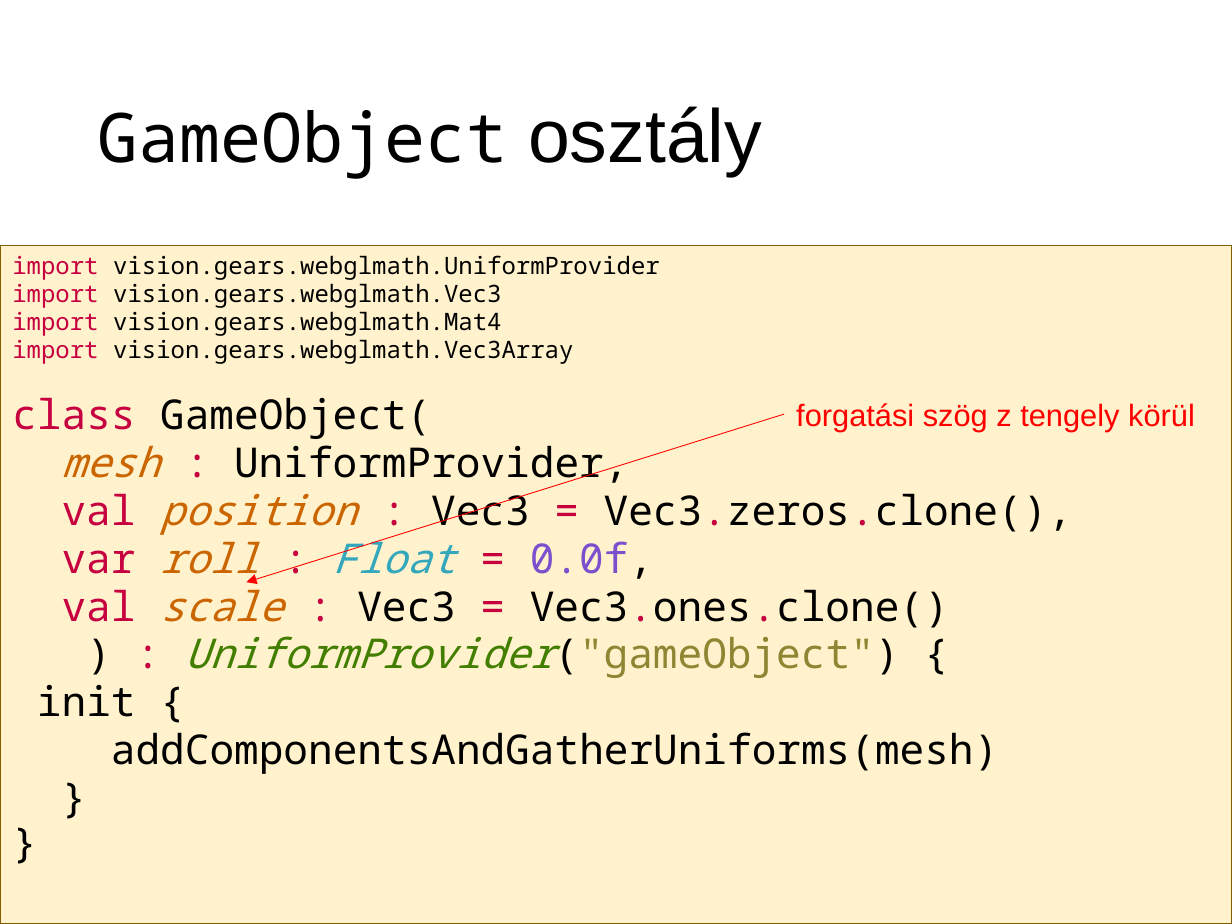
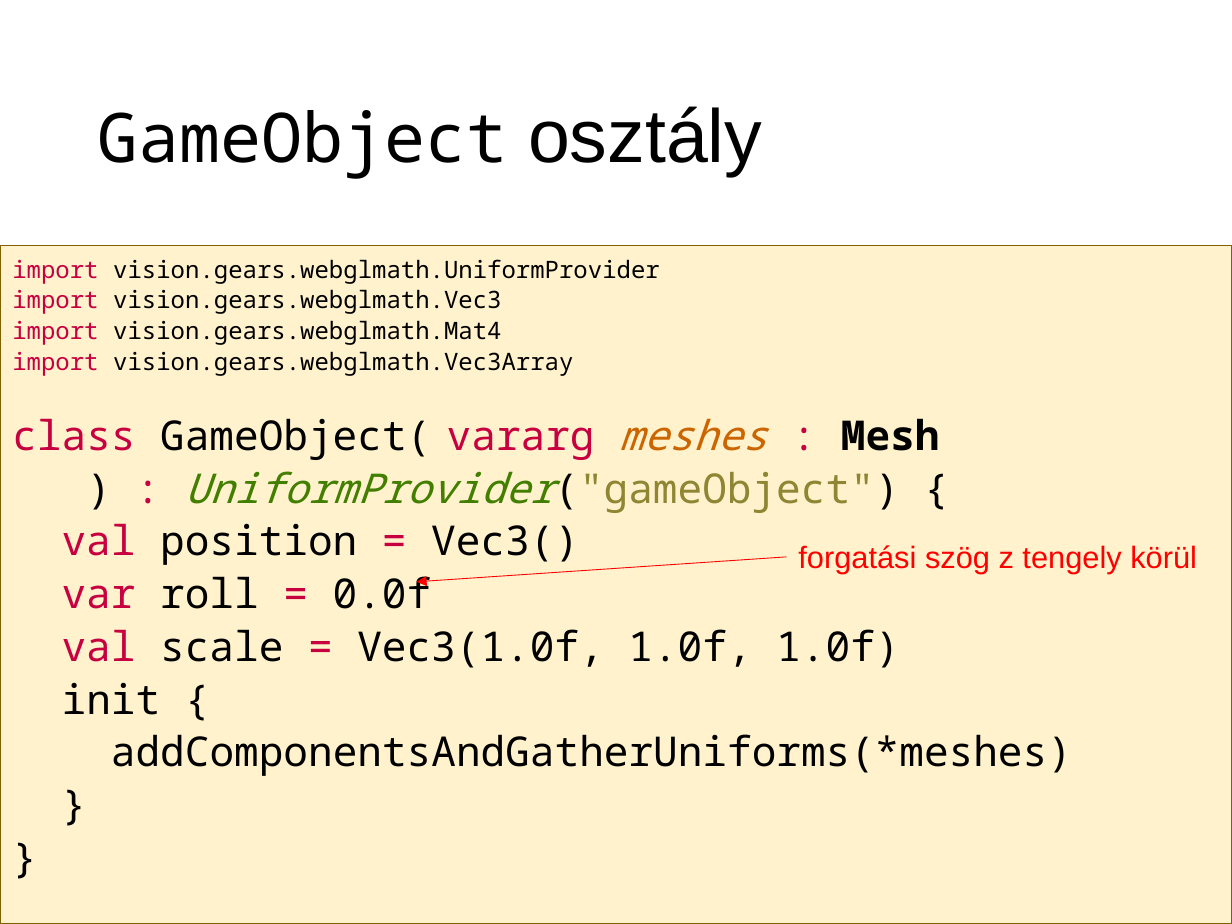
Before and after one commit to szecsi/kogfactory, a slide deck: slide 11 of projects/kog.3gr.020-gom/lab.pptx. Drawn at 1232x924 pixels with LibreOffice and Linux fonts; fonts in the diff are those of the drawing. Boxes give left, top, right and bottom in pixels: in the first picture for what was removed or moved away, otherwise in the second. Text is boxed around its words. In the diff, an @@ line names an element or a change of style, - is before the commit and + after.

```diff
--- a/projects/kog.3gr.020-gom/lab.pptx
+++ b/projects/kog.3gr.020-gom/lab.pptx
@@ text at (x1=12, y1=259, x2=899, y2=715): line spacing 0.97 to 1.07; line spacing 0.9 to 1.07 @@
@@ text at (x1=12, y1=418, x2=940, y2=460): text changed @@
-class GameObject(
-mesh : UniformProvider,
-val position : Vec3 = Vec3.zeros.clone(),
-var roll : Float = 0.0f,
-val scale : Vec3 = Vec3.ones.clone()
+class GameObject( vararg meshes : Mesh
@@ text at (x1=62, y1=523, x2=899, y2=668): paragraphs added @@
+val position = Vec3()
+var roll = 0.0f
+val scale = Vec3(1.0f, 1.0f, 1.0f)
@@ text "forgatási szög z tengely körül" moved from (x1=796, y1=403, x2=1195, y2=431) to (x1=798, y1=545, x2=1197, y2=574) @@
@@ arrow moved from (784, 414) - (246, 583) to (786, 557) - (416, 582) @@
@@ text at (x1=111, y1=734, x2=1072, y2=776): text changed @@
-addComponentsAndGatherUniforms(mesh)
+addComponentsAndGatherUniforms(*meshes)
```
Also in this commit, not shown: 4 other slides changed, 5 other files.
